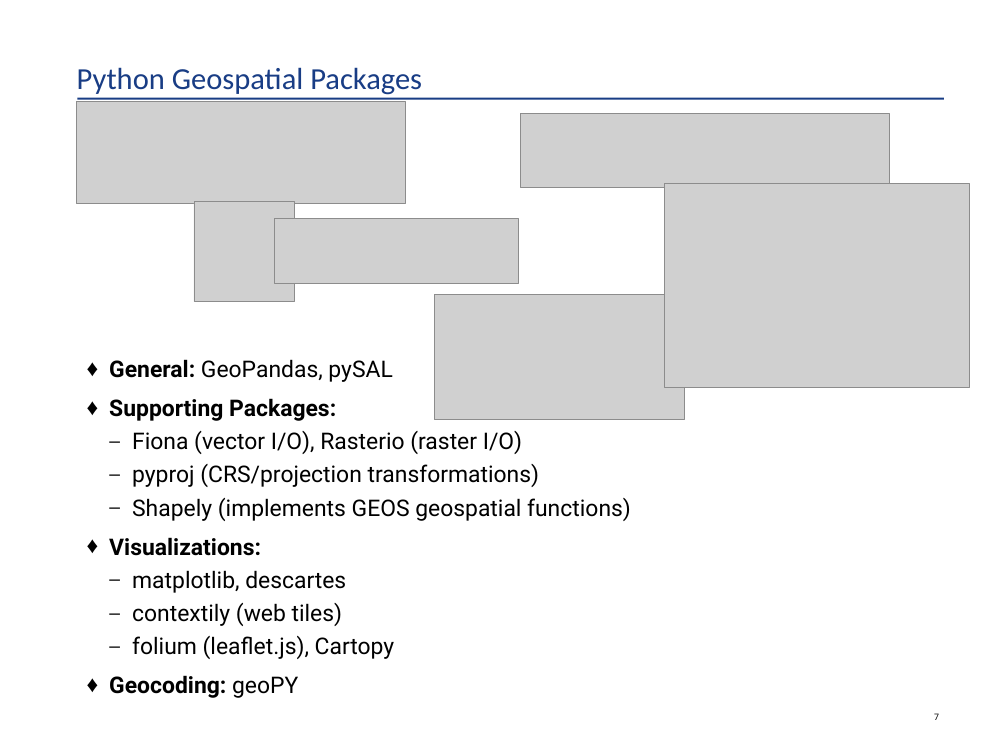
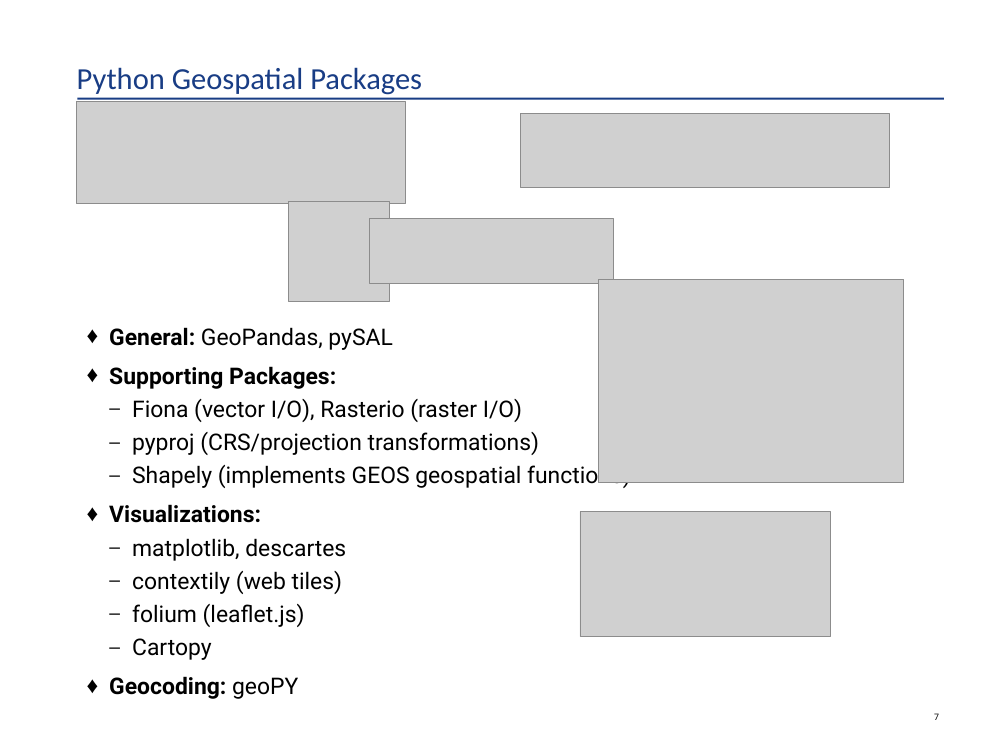
Before and after one commit to HKuz/Geospatial_Overview, a slide deck: slide 8 of BOS-PY_Presentation/OverviewOfUsingGeospatialDataInPython.pptx. Drawn at 1008x756 pixels with LibreOffice and Linux fonts; fonts in the diff are those of the drawing; grey boxes stand for pictures. Boxes give left, top, right and bottom in pixels: in the first picture for what was removed or moved away, otherwise in the second. Text is boxed around its words. In the diff, an @@ line names an element or a change of style, - is before the commit and + after.

```diff
--- a/BOS-PY_Presentation/OverviewOfUsingGeospatialDataInPython.pptx
+++ b/BOS-PY_Presentation/OverviewOfUsingGeospatialDataInPython.pptx
@@ picture: place and size @@
-picture at [194, 202, 295, 302]
+picture at [289, 202, 389, 302]
@@ picture: place and size @@
-picture at [274, 219, 519, 283]
+picture at [369, 219, 614, 283]
@@ picture: place and size @@
-picture at [664, 183, 970, 387]
+picture at [598, 279, 904, 483]
@@ text "General: GeoPandas, pySAL": place and size @@
-text "General: GeoPandas, pySAL" at [109, 359, 631, 698]
+text "General: GeoPandas, pySAL" at [109, 327, 631, 699]
@@ picture: place and size @@
-picture at [434, 295, 685, 421]
+picture at [580, 511, 830, 637]
@@ text at [132, 604, 305, 660]: text changed @@
-      – folium (leaflet.js), Cartopy
+      – folium (leaflet.js)
+      – Cartopy
```
Also in this commit, not shown: 1 other slide changed, 2 other files.
